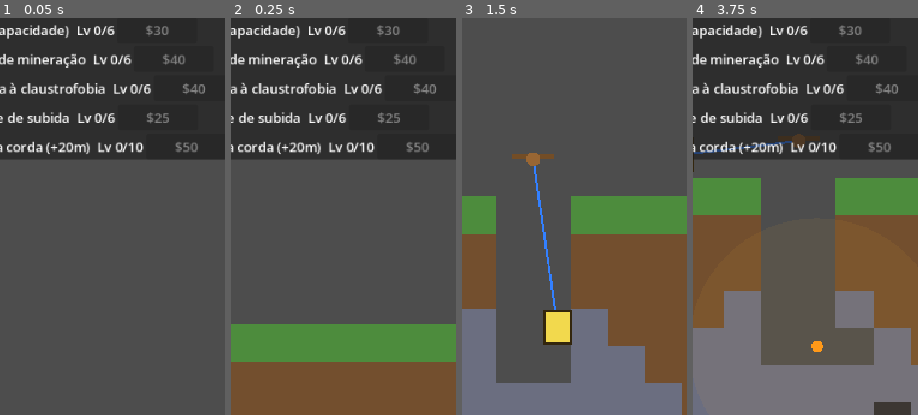
Above: before the commit, frames 1-4 (left to right).
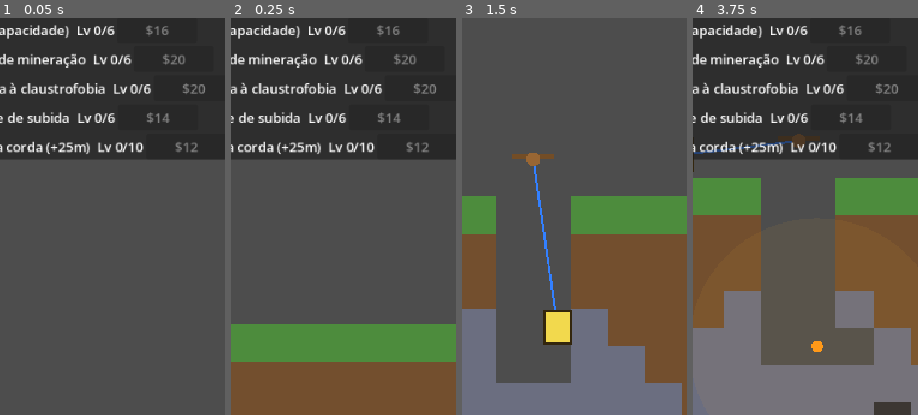
Above: after the commit, the same moments.

Repository: JoaoDobrowolski/inner-miner
Game: Godot game, scene res://scenes/Main.tscn
The game is run twice, just before and just after one commit, with the same random seed, the same clock (stepped at 60 frames per second) and the same inputs.
Inputs (mouse positions are % of the whole screen's width and height, from its top left):
- Up to frame 1 (0.05 s): no input
- Up to frame 2 (0.25 s): no input
- Up to frame 3 (1.5 s): tap Enter at 0.5 s; move the mouse to (72, 45) at 0.52 s; hold D 0.53-1.25 s; tap C at 0.6 s; click (72, 45) at 0.67 s; tap Space at 0.77 s; drag from (30, 55) to (45, 70) at 1.27 s
- Up to frame 4 (3.75 s): move the mouse to (60, 27) at 2.02 s; hold D 2.03-2.75 s; tap T at 2.1 s; drag from (45, 70) to (20, 35) at 2.77 s; move the mouse to (80, 65) at 3.52 s; hold A from 3.53 s (still down); tap R at 3.6 s
The pictures show only the part of the screen within x 32-82%, y 21-71%; the shares and areas given below are measured in that part.

The runs differ from the first frame. In frame 1, 0.3% of the frame differs, in the area x 29-88%, y 2-34%; in frame 2, 0.3%; in frame 3, nothing differs; in frame 4, 0.3%.

Commit message:
feat: Revise surface shop character stats and upgrade costs for improved progression balance

Diff:
--- a/scripts/main.gd
+++ b/scripts/main.gd
@@ -232,7 +232,11 @@
     dev_menu.add_button_row("Reset to defaults", _dev_reset_defaults, "GOD MODE", _dev_god_mode)
 
 
-# Surface shop: 4 character stats. Cost grows ~1.7x per level; cap at level 6.
+# Surface shop: 5 character stats. Cost grows ~1.55x per level; cap at level 6
+# (rope at 10). Bases are tuned low and staggered so the FIRST buy of each line
+# lands after ~1 descent (the hook), while the 1.55x ramp keeps the long tail. Rope
+# is the cheapest line on purpose: it is the depth gate that unlocks richer ore, so
+# rushing it compounds earnings -- the core "just one more dive" loop.
 func _build_shop(layer: CanvasLayer) -> void:
     shop = Shop.new()
     shop.anchor_left = 0.5
@@ -252,28 +256,32 @@
 
     var MAX_LV := 6
     shop.add_upgrade("Mochila (capacidade)", func(): return upgrades["bag"], MAX_LV,
-        func(lvl): return _upgrade_cost(30, lvl),
+        func(lvl): return _upgrade_cost(16, lvl),
         func(): upgrades["bag"] += 1; _apply_upgrades())
     shop.add_upgrade("Eficiência de mineração", func(): return upgrades["dig"], MAX_LV,
-        func(lvl): return _upgrade_cost(40, lvl),
+        func(lvl): return _upgrade_cost(20, lvl),
         func(): upgrades["dig"] += 1; _apply_upgrades())
     shop.add_upgrade("Resistência à claustrofobia", func(): return upgrades["panic"], MAX_LV,
-        func(lvl): return _upgrade_cost(40, lvl),
+        func(lvl): return _upgrade_cost(20, lvl),
         func(): upgrades["panic"] += 1; _apply_upgrades())
     shop.add_upgrade("Velocidade de subida", func(): return upgrades["reel"], MAX_LV,
-        func(lvl): return _upgrade_cost(25, lvl),
+        func(lvl): return _upgrade_cost(14, lvl),
         func(): upgrades["reel"] += 1; _apply_upgrades())
-    # Rope reach: the depth-gate. More levels (10) and a steeper base so it stays the
-    # long-tail sink; migrates to prestige later.
-    shop.add_upgrade("Alcance da corda (+20m)", func(): return upgrades["rope"], 10,
-        func(lvl): return _upgrade_cost(50, lvl),
+    # Rope reach: the depth-gate and the cheapest line, so the player rushes it.
+    # Bigger +25m step (was +20m) + a low base so the first dive funds it -- the
+    # compounding hook. 10 levels; migrates to prestige later.
+    shop.add_upgrade("Alcance da corda (+25m)", func(): return upgrades["rope"], 10,
+        func(lvl): return _upgrade_cost(12, lvl),
         func(): upgrades["rope"] += 1; _apply_upgrades())
     shop.refresh()
 
 
-# Price for the next level of a stat: base * 1.7^current_level (rounded).
+# Price for the next level of a stat: base * 1.55^current_level (rounded). The
+# gentle 1.55x ramp (was 1.7x) keeps early buys close together so there is almost
+# always something affordable -- the "one more dive" pull -- while the caps bound
+# the late cost.
 func _upgrade_cost(base: int, level: int) -> int:
-    return int(round(base * pow(1.7, level)))
+    return int(round(base * pow(1.55, level)))
 
 
 # Map upgrade levels onto the live systems. Idempotent: safe to call any time.
@@ -282,7 +290,7 @@
     _dig_speed_mult = pow(0.88, int(upgrades["dig"]))     # ~12% faster dig per level
     panic.fill_mult = pow(0.85, int(upgrades["panic"]))   # ~15% slower panic per level
     rope.reel_speed = 220.0 + 40.0 * int(upgrades["reel"])
-    rope.max_length = (MAX_ROPE_METERS + 20.0 * int(upgrades["rope"])) * PPM
+    rope.max_length = (MAX_ROPE_METERS + 25.0 * int(upgrades["rope"])) * PPM
     if shop != null:
         shop.refresh()
 
